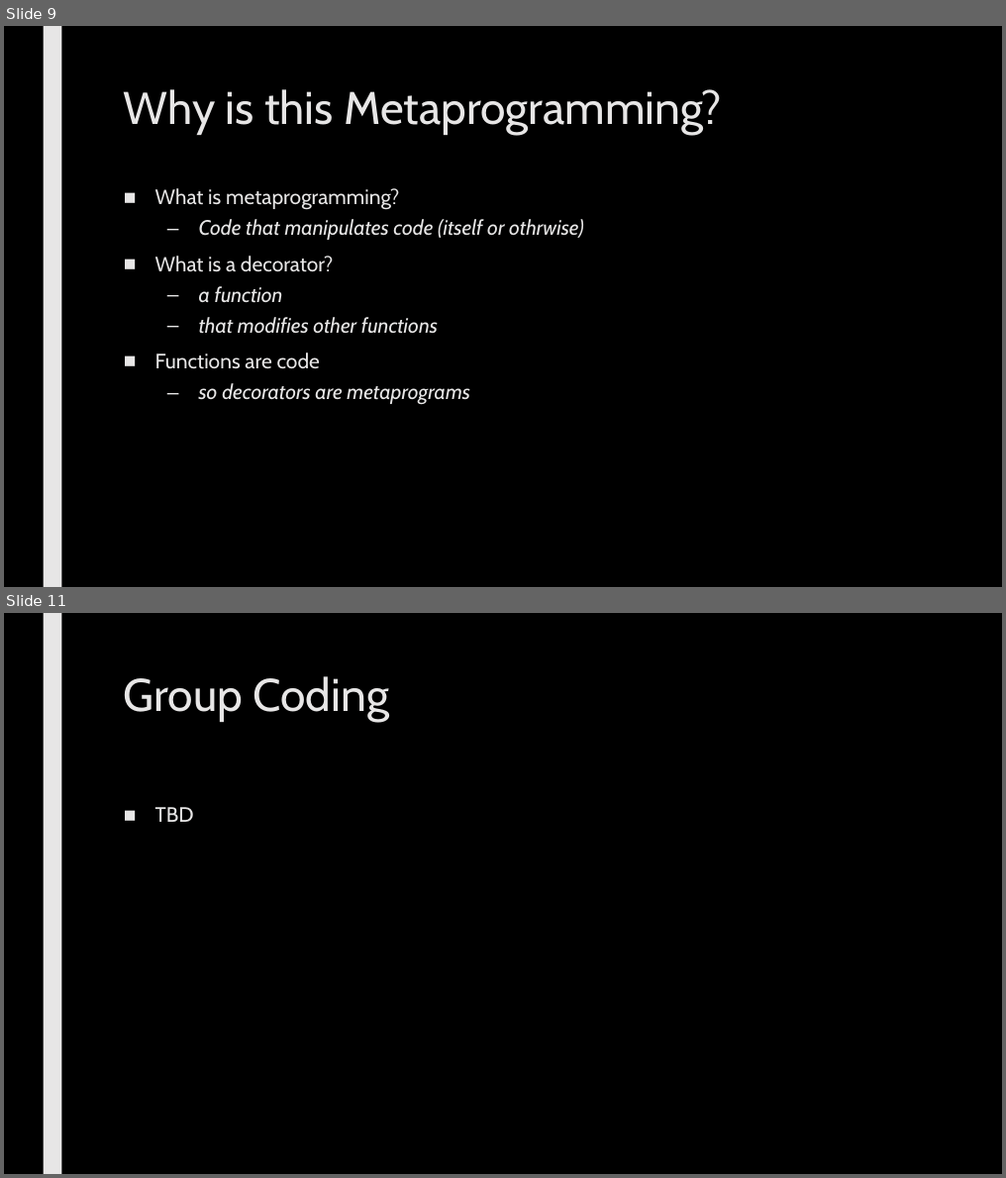
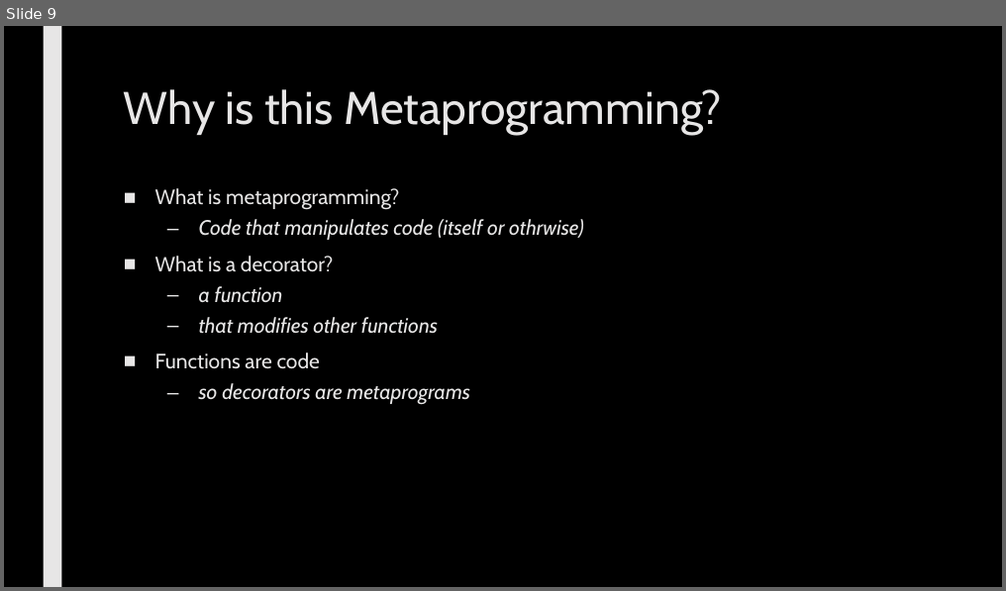
Before and after one commit to max7patek/metaprogramming, a slide deck: slides/04-Decorators.pptx. Shown one above the other, each under a label of ours: slides 9 and 11 before the commit, slide 9 after it; the slides between them are not shown. The pictures are 1006x1178 and 1006x591 pixels, drawn with LibreOffice and Linux fonts; fonts in the diff are those of the drawing. Boxes give left, top, right and bottom in pixels: in the first picture for what was removed or moved away, otherwise in the second. Text is boxed around its words. In the diff, an @@ line names an element or a change of style, - is before the commit and + after.

```diff
--- a/slides/04-Decorators.pptx
+++ b/slides/04-Decorators.pptx
@@ slide 11 removed at [4, 613, 1002, 1174], background #000000; not listed: 1 template element that a slide beside it also shows @@
@@ title removed at [124, 676, 390, 722] @@
-Group Coding
@@ text removed at [155, 807, 194, 822] @@
-■ TBD
```
Also in this commit, not shown: 2 slides changed.
